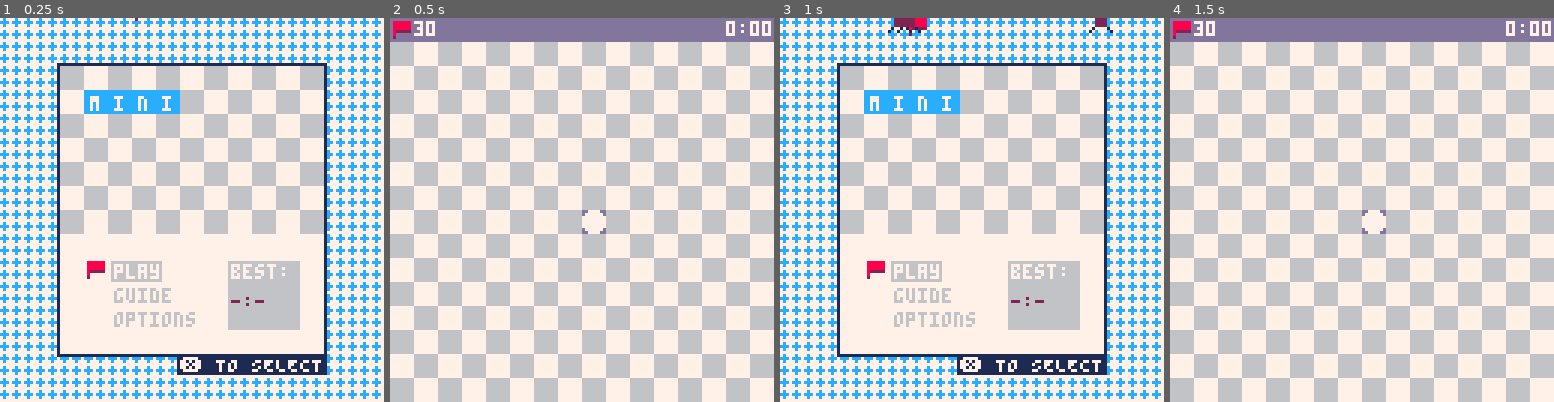
Above: before the commit, frames 1-4 (left to right).
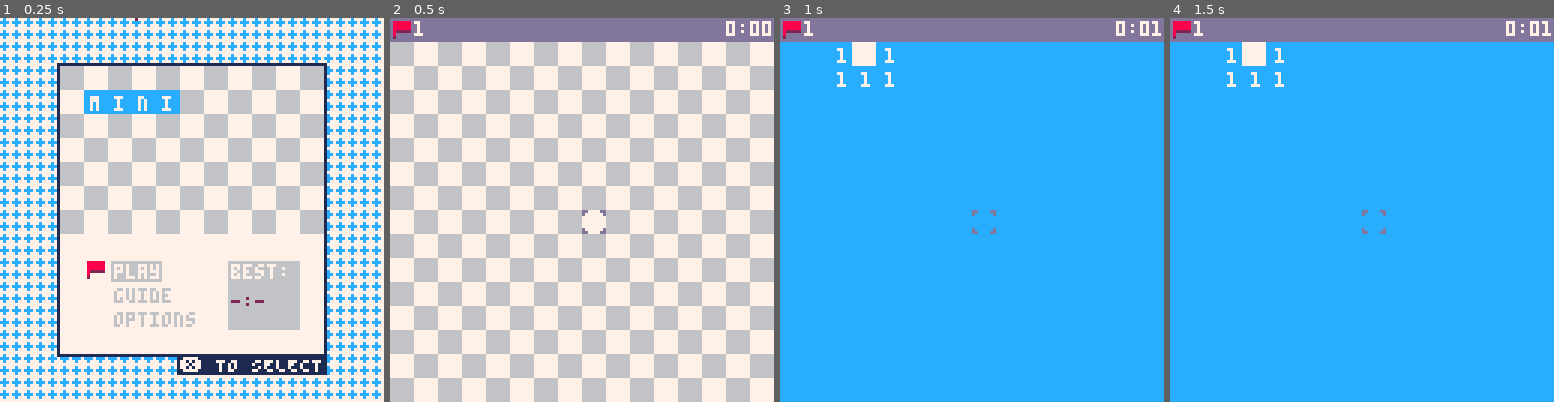
Above: after the commit, the same moments.

Repository: wsasaki01/mini-mines
Game: PICO-8 cartridge mini-mines.p8
Same seed, same stepped clock (60 frames per second), same inputs: the game is played once before the commit and once after it.
Inputs (mouse positions are in pixels of both pictures, inside the frame that each line leads up to):
- Up to frame 1 (0.25 s): no input
- Up to frame 2 (0.5 s): tap X (X key) at 0.33 s
- Up to frame 3 (1 s): click (1060, 121) at 0.67 s; tap O (Z key) at 0.7 s
- Up to frame 4 (1.5 s): tap X (X key) at 1.07 s; click (1216, 267) at 1.22 s

Frame 1 is identical in both runs. In frame 2, 0.1% of the frame differs, in the area x 7-12%, y 0-5%; in frame 3, 86%; in frame 4, 93%, in the area x 0-100%, y 0-100%.

Commit message:
Add "New PB" message

Diff:
--- a/main.lua
+++ b/main.lua
@@ -41,6 +41,7 @@
     -- store pb
     -- empty by default
     pb = false
+    new_pb = false
 
     -- current colour theme
     theme_select = 1
@@ -70,7 +71,7 @@
     height = 15
 
     -- number of mines
-    mcount = 30
+    mcount = 1
 
     -- number of flags available (automaticall set to no. of mines)
     fcount = mcount
@@ -202,10 +203,10 @@
                     win = true
 
                     -- record the pb if needed
-                    if pb == false then
+                    if pb == false or (ct < pb) then
                         pb = ct
-                    elseif ct < pb then
-                        pb = ct
+                        -- tell _update() that there's been a new pb
+                        new_pb = true
                     end
                 end
             end
@@ -291,6 +292,8 @@
             if btnp(5) then
                 win = false
                 lose = false
+                new_pb = false
+
                 initialise()
             end
 
@@ -299,6 +302,8 @@
                 win = false
                 lose = false
                 play = false
+                new_pb = false
+
                 menu = true
             end
         elseif mouse then
@@ -512,6 +517,10 @@
         -- draw options
         print("❎ replay", 22, 58, 13)
         print("🅾️ return to menu")
+
+        if new_pb then
+            pb_message()
+        end
     elseif lose then
         -- draw message box and border
         rectfill(18, 39, 109, 72, 9)
@@ -697,6 +706,10 @@
         spr(20, mo_x, mo_y)
     end
 end
+
+-- ***********************
+--     EXTRA FUNCTIONS
+-- ***********************
 
 function gen_matrix(fill)
     m = {}
@@ -1036,3 +1049,21 @@
 
     spr(3, 76, 92)
 end
+
+function pb_message()
+    -- positioned below timer
+    x = 113
+
+    -- move up and down periodically
+    y = flr(sin(t()*1))+11
+
+    -- colouring
+    pset(x+6, y-3, 1)
+    line(x+5, y-2, x+7, y-2, 1)
+    pset(x+6, y-2, 2)
+    line(x+4, y-1, x+8, y-1, 1)
+    line(x+5, y-1, x+7, y-1, 2)
+    rectfill(x, y, x+12, y+11, 2)
+    print("NEW\nPB!", x+1, y, 7)
+    line(x, y+12, x+12, y+12, 0)
+end
